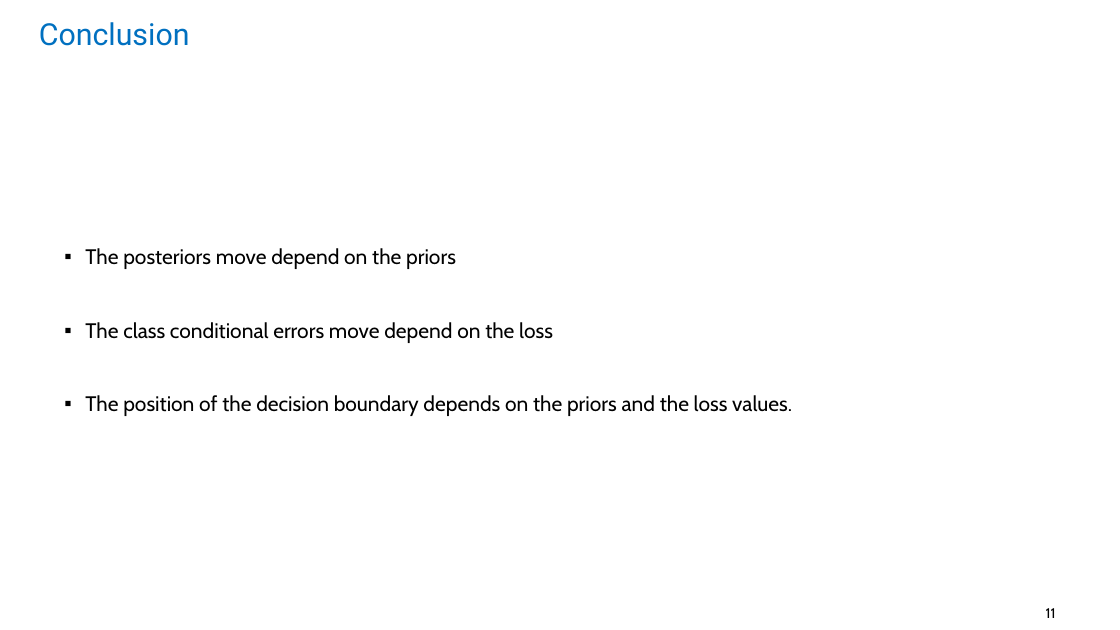
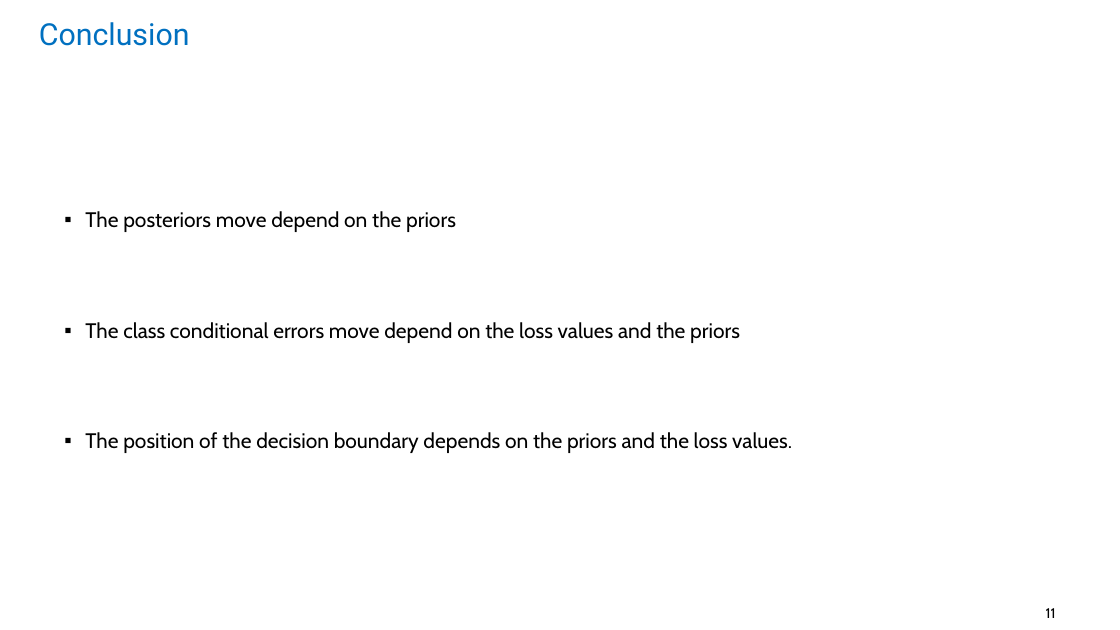
Before and after one commit to nabilfatih/Bayesian-Decision-Theory, a slide deck: slide 11 of talk.pptx. Drawn at 1120x630 pixels with LibreOffice and Linux fonts; fonts in the diff are those of the drawing. Boxes give left, top, right and bottom in pixels: in the first picture for what was removed or moved away, otherwise in the second. Text is boxed around its words. In the diff, an @@ line names an element or a change of style, - is before the commit and + after.

```diff
--- a/talk.pptx
+++ b/talk.pptx
@@ text at <box>85,322,740,343</box>: text changed @@
-▪ The class conditional errors move depend on the loss
+▪ The class conditional errors move depend on the loss values and the priors
```
Also in this commit, not shown: 1 other slide changed, 2 other files.
